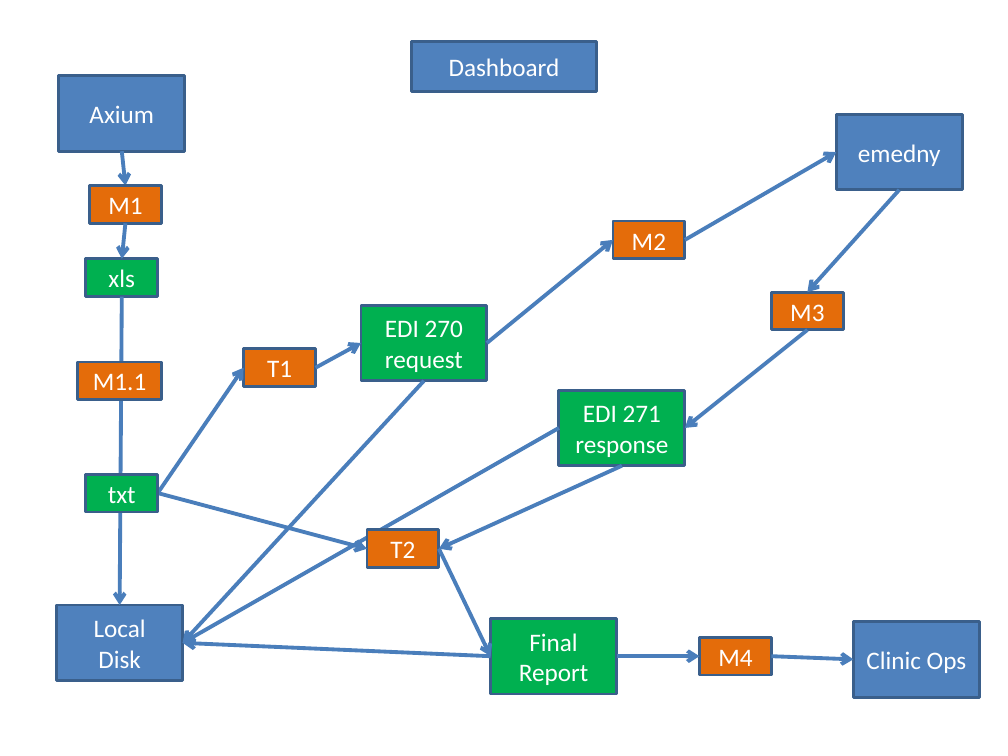
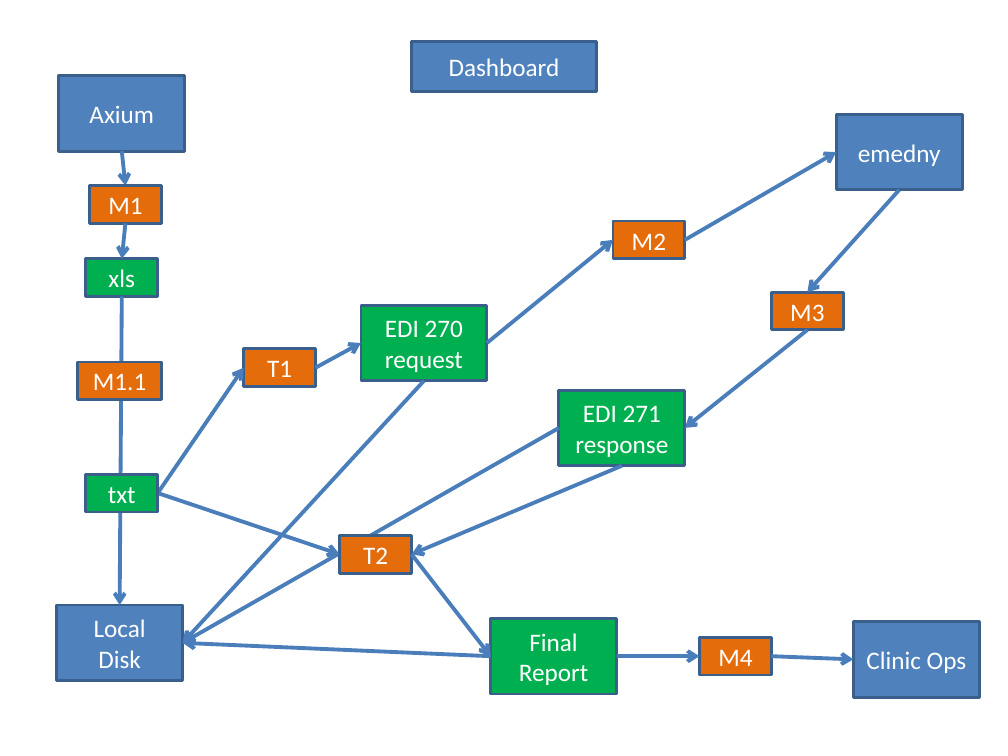
Before and after one commit to JamesLeB/Dashboard, a slide deck: slide 1 of Documents/SysDesign.pptx. Drawn at 1008x756 pixels with LibreOffice and Linux fonts; fonts in the diff are those of the drawing. Boxes give left, top, right and bottom in pixels: in the first picture for what was removed or moved away, otherwise in the second. Text is boxed around its words. In the diff, an @@ line names an element or a change of style, - is before the commit and + after.

Commit message:
update Docs

```diff
--- a/Documents/SysDesign.pptx
+++ b/Documents/SysDesign.pptx
@@ arrow moved from (622, 466) - (438, 548) to (622, 466) - (411, 554) @@
@@ arrow moved from (158, 493) - (367, 548) to (158, 493) - (340, 554) @@
@@ rectangle "T2" moved from (x1=367, y1=530, x2=438, y2=569) to (x1=340, y1=535, x2=411, y2=574) @@
@@ arrow moved from (438, 548) - (491, 656) to (411, 554) - (491, 656) @@
```
